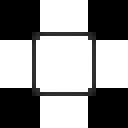
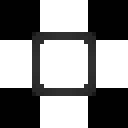
The second 128 x 128 image is a revision of the first. Changes to its layers:
painted on "Walls" over [36, 36, 92, 92]
renamed "CenterCorners" to "Layer 1", painted on it over [36, 36, 92, 92]
